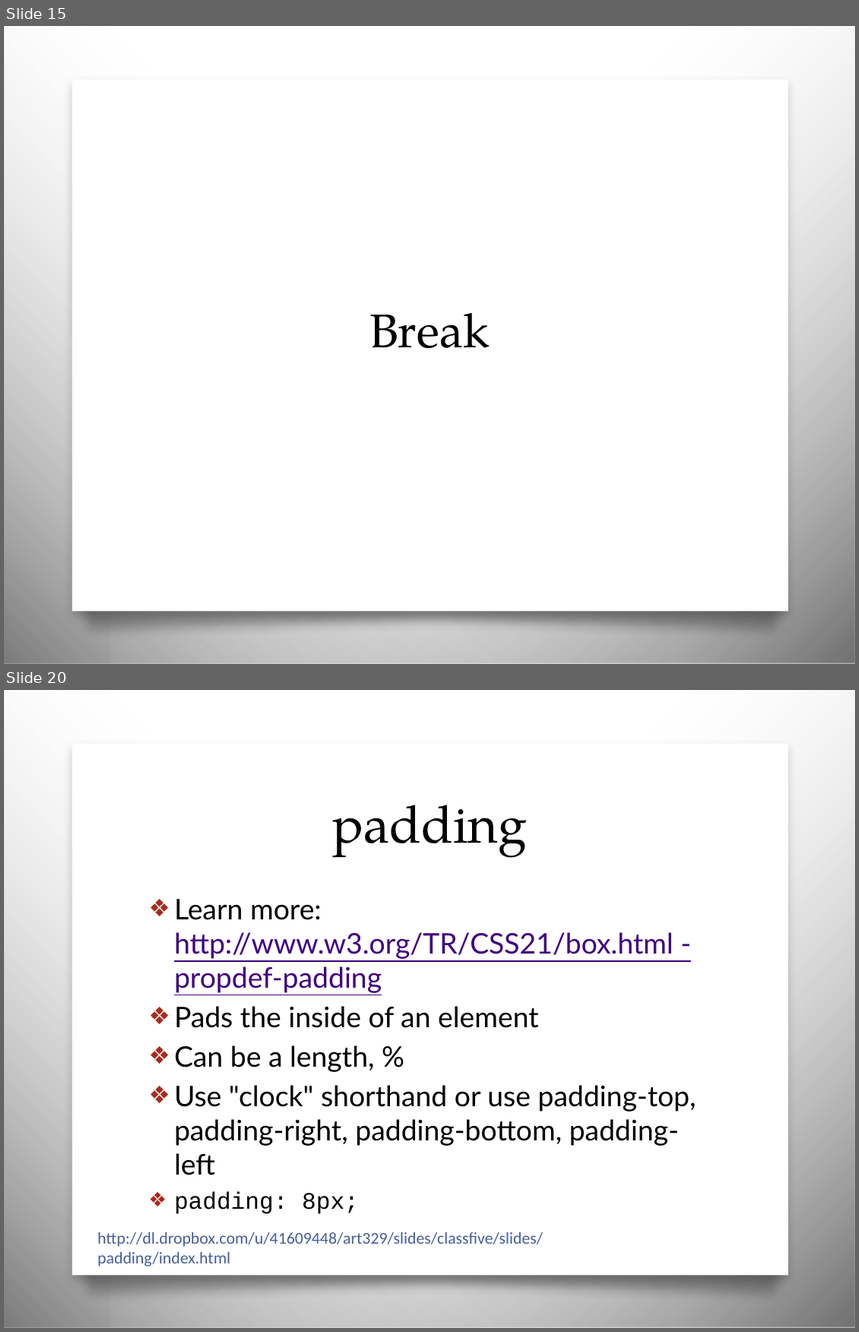
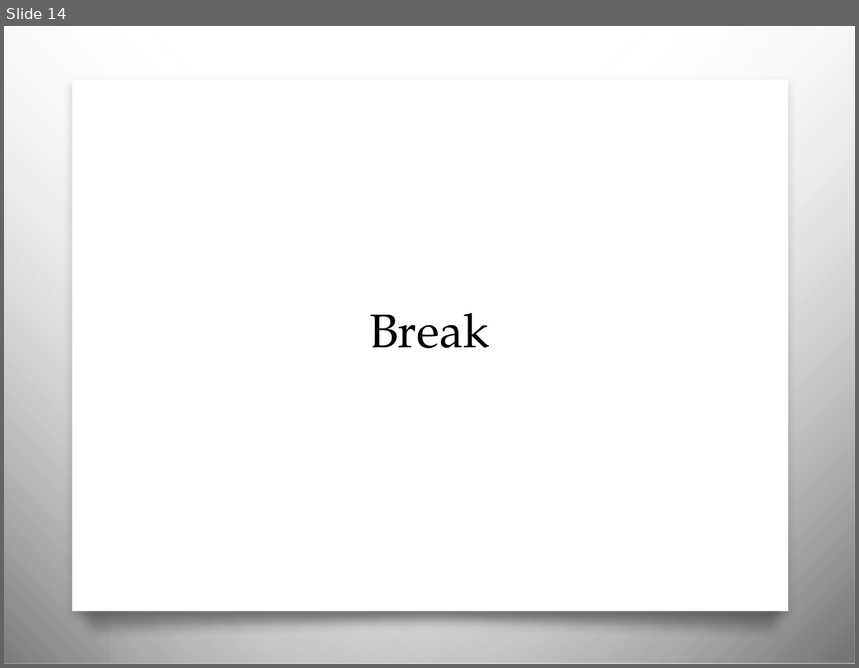
Before and after one commit to awayken/USF-ART329, a slide deck: slides/classsix/slides.pptx. Shown one above the other, each under a label of ours: slides 15 and 20 before the commit, slide 14 after it; the slides between them are not shown. The pictures are 859x1332 and 859x668 pixels, drawn with LibreOffice and Linux fonts; fonts in the diff are those of the drawing; background and template pictures are left out. Boxes give left, top, right and bottom in pixels: in the first picture for what was removed or moved away, otherwise in the second. Text is boxed around its words. In the diff, an @@ line names an element or a change of style, - is before the commit and + after.

Commit message:
Class six

```diff
--- a/slides/classsix/slides.pptx
+++ b/slides/classsix/slides.pptx
@@ slide 20 removed at (x1=4, y1=690, x2=855, y2=1328), background picture (left out); not listed: 4 template elements that a slide beside it also shows @@
@@ title removed at (x1=332, y1=805, x2=527, y2=858) @@
-padding
@@ text removed at (x1=174, y1=899, x2=696, y2=1214) @@
-❖ Learn more: http://www.w3.org/TR/CSS21/box.html - propdef-padding
-❖ Pads the inside of an element
-❖ Can be a length, %
-❖ Use "clock" shorthand or use padding-top, padding-right, padding-bottom, padding-left
-❖ padding: 8px;
@@ text removed at (x1=97, y1=1233, x2=543, y2=1267) @@
-http://dl.dropbox.com/u/41609448/art329/slides/classfive/slides/padding/index.html
@@ what was slide 15 is now slide 14 @@
```
Also in this commit, not shown: 5 slides changed, 10 slides added, 24 other slides removed, 3 other files.
